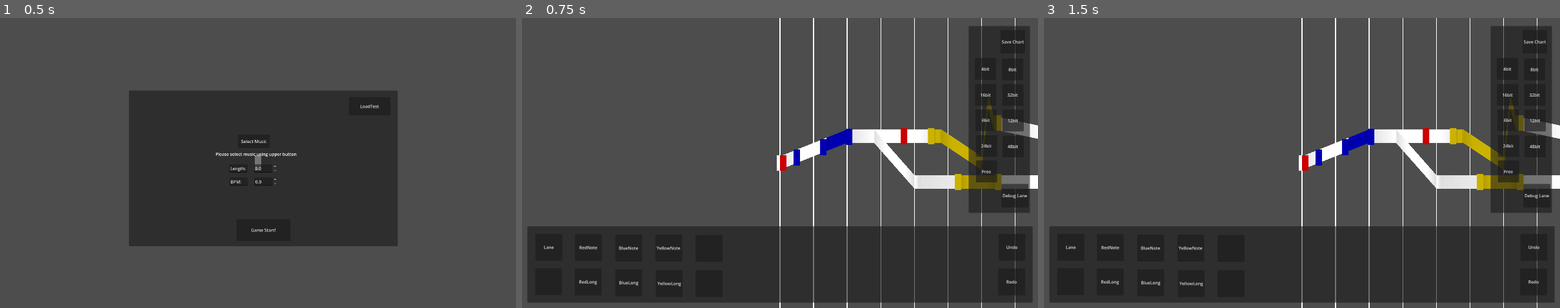
Above: before the commit, frames 1-3 (left to right).
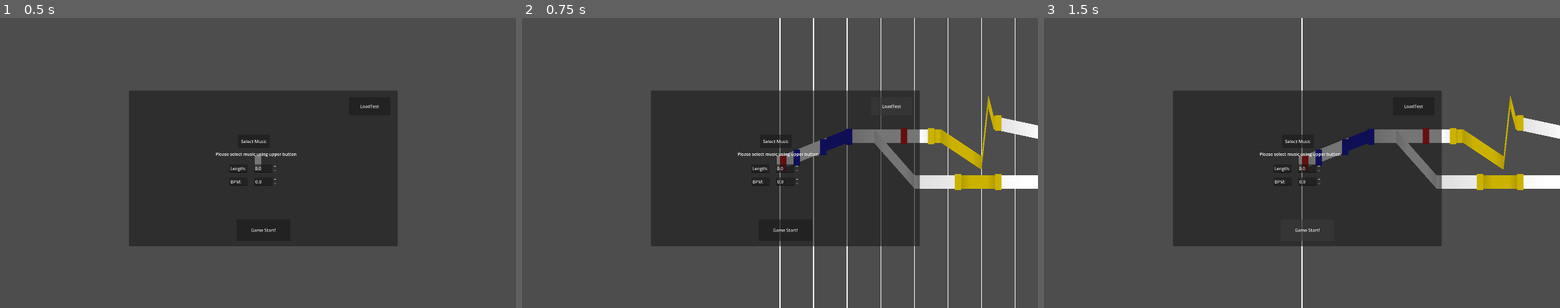
Above: after the commit, the same moments.

Repository: junu192857/Vexatonic-dash-2
Game: Godot game, scene res://Scenes/Editor.tscn
Two runs of this game, one before a commit and one after it. Both use one fixed random seed, a clock stepped at 60 frames per second and the inputs below. This scene is started directly instead of the project's main scene.
Inputs (mouse positions are in pixels of both pictures, inside the frame that each line leads up to):
- Up to frame 1 (0.5 s): no input
- Up to frame 2 (0.75 s): click "LoadTest" at 0.5 s
- Up to frame 3 (1.5 s): click (1307, 229) at 1.25 s, where only the run after the commit has a clickable "Game Start!"

Frame 1 is identical in both runs. In frame 2, 53% of the frame differs, in the area x 1-99%, y 2-99%; in frame 3, 54%, in the area x 1-99%, y 0-100%.
Error after the commit: Invalid call. Nonexistent function 'get_file' in base 'Nil'. (res://Scripts/EditorManager.gd:41)

Commit message:
save_chart 완성

Diff:
--- a/vexatonic-dash-2/Scenes/Editor.tscn
+++ b/vexatonic-dash-2/Scenes/Editor.tscn
@@ -6,6 +6,8 @@
 [ext_resource type="PackedScene" uid="uid://byq2jrarp145t" path="res://Prefabs/Line.tscn" id="4_5v8xv"]
 [ext_resource type="Texture2D" uid="uid://bwm7x5kcscs40" path="res://Textures/NoteBase.jpg" id="4_6ykgs"]
 [ext_resource type="Script" uid="uid://t0pjw10mpexc" path="res://Scripts/EditorInputHandler.gd" id="5_dfuwn"]
+
+[sub_resource type="ButtonGroup" id="ButtonGroup_brgpd"]
 
 [sub_resource type="ButtonGroup" id="ButtonGroup_dfuwn"]
 
@@ -81,6 +83,8 @@
 offset_top = 106.0
 offset_right = 278.0
 offset_bottom = 150.0
+toggle_mode = true
+button_group = SubResource("ButtonGroup_brgpd")
 text = "Vex"
 
 [node name="Button2" type="Button" parent="CanvasLayer/SavePanel" unique_id=1253078000]
@@ -89,6 +93,8 @@
 offset_top = 107.0
 offset_right = 225.0
 offset_bottom = 151.0
+toggle_mode = true
+button_group = SubResource("ButtonGroup_brgpd")
 text = "Hard"
 
 [node name="Button" type="Button" parent="CanvasLayer/SavePanel" unique_id=272347291]
@@ -97,6 +103,8 @@
 offset_top = 106.0
 offset_right = 169.0
 offset_bottom = 150.0
+toggle_mode = true
+button_group = SubResource("ButtonGroup_brgpd")
 text = "Easy"
 
 [node name="NoteSelectorPanel" type="Panel" parent="CanvasLayer" unique_id=1195473622]
@@ -452,6 +460,9 @@
 
 [connection signal="pressed" from="CanvasLayer/SavePanel/QuitButton" to="." method="quit_save_panel"]
 [connection signal="pressed" from="CanvasLayer/SavePanel/SaveButton" to="." method="save_chart"]
+[connection signal="pressed" from="CanvasLayer/SavePanel/Button3" to="." method="set_difficulty" binds= [2]]
+[connection signal="pressed" from="CanvasLayer/SavePanel/Button2" to="." method="set_difficulty" binds= [1]]
+[connection signal="pressed" from="CanvasLayer/SavePanel/Button" to="." method="set_difficulty" binds= [0]]
 [connection signal="pressed" from="CanvasLayer/NoteSelectorPanel/Button6" to="." method="_on_select_mode" binds= [13]]
 [connection signal="pressed" from="CanvasLayer/NoteSelectorPanel/Button4" to="." method="_on_select_mode" binds= [12]]
 [connection signal="pressed" from="CanvasLayer/NoteSelectorPanel/Button3" to="." method="_on_select_mode" binds= [11]]
--- a/vexatonic-dash-2/Scripts/EditorManager.gd
+++ b/vexatonic-dash-2/Scripts/EditorManager.gd
@@ -38,7 +38,7 @@
 	#변수들을 levelData와 연결
 	levelData = LevelData.new()
 	levelData.length = levelData.length
-
+	levelData.music_path = music_path.get_file()
 	initialPanel.visible = false
 	noteSelectorPanel.visible = true
 	settingPanel.visible = true
@@ -60,8 +60,9 @@
 	var audioStreamPlayer = $AudioStreamPlayer
 	stream.data = FileAccess.get_file_as_bytes(path)
 	audioStreamPlayer.stream = stream
-	music_path = path.get_file()
+	music_path = path
 	initialPanel.get_node("MusicTimeBox").value = audioStreamPlayer.stream.get_length()
+	initialPanel.get_node("MusicText").text = path.get_file()
 
 # ================== 에디터 내 카메라 조작 =====================
 var dragging = false
@@ -565,7 +566,7 @@
 
 # ======================== Save Chart ================================
 
-var save_difficulty
+var save_difficulty = -1
 var music_path
 
 func open_save_panel():
@@ -576,7 +577,10 @@
 	savePanel.visible = false
 	editor_ready = false
 
-func save_chart(difficulty: int):
+func save_chart():
+	if save_difficulty == -1:
+		push_error("Please select difficulty")
+		return
 	var folder_name = savePanel.get_node("LineEdit").text
 	if folder_name.is_empty():
 		push_error("파일 이름을 입력해주세요!")
@@ -592,11 +596,14 @@
 		return
 	meta_file.store_line("NAME " + folder_name)
 	meta_file.store_line("MUSIC " + levelData.music_path)
-	meta_file.store_line("LEVEL %d %d %d" % [levelData.difficulty[0], levelData.difficulty[1], levelData.difficulty[2]])
+	meta_file.store_line("LEVEL 1 2 3")
 	meta_file.store_line("LENGTH %d" % levelData.length)
 
+	# 음악 파일 저장
+	DirAccess.copy_absolute(music_path, dir_path + "/" + levelData.music_path)
+
 	# 채보 파일 저장
-	var difficulty_name = Setting.DIFFICULTY_NAMES[difficulty]
+	var difficulty_name = Setting.DIFFICULTY_NAMES[save_difficulty]
 	var file = FileAccess.open(dir_path + "/" + difficulty_name + ".txt", FileAccess.WRITE)
 	if file == null:
 		push_error("ERROR: 채보 파일을 열 수 없습니다.")
Not shown, added: vexatonic-dash-2/Charts/TestTest/Hard.txt
Not shown, added: vexatonic-dash-2/Charts/TestTest/METADATA.txt
